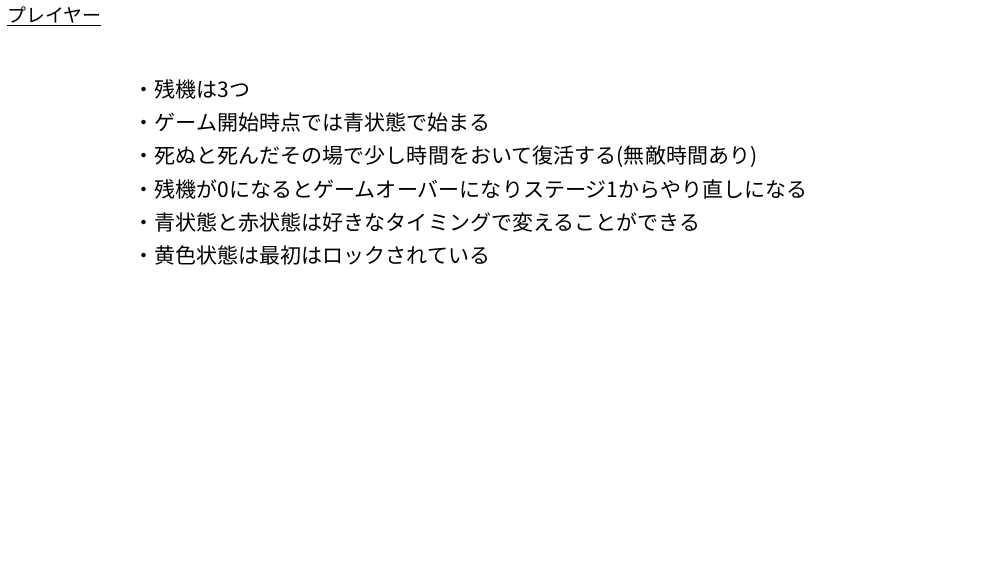
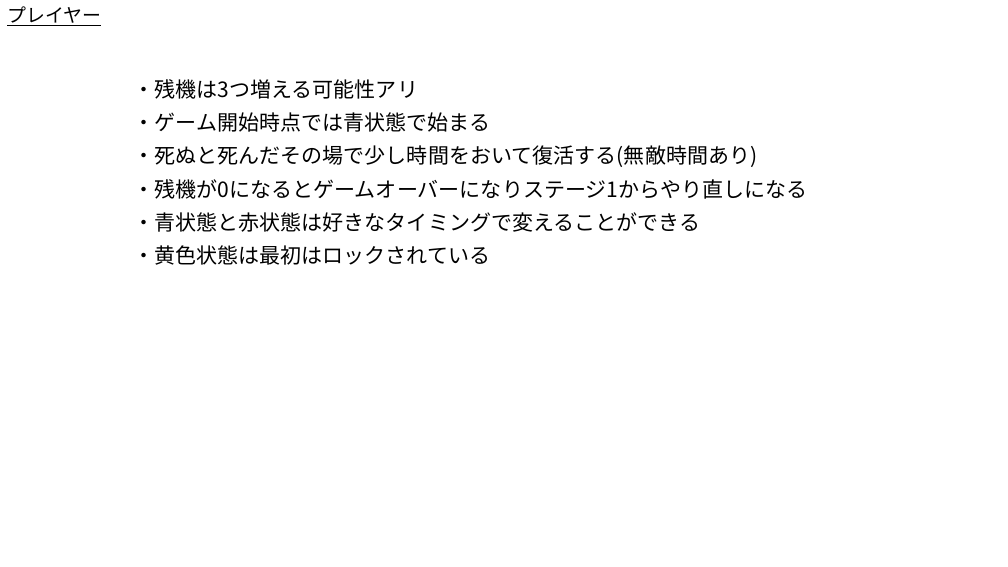
Before and after one commit to Akiyoshi-2/GameProbuctionPractice1, a slide deck: slide 1 of 仕様書/プレイヤー.pptx. Drawn at 1008x567 pixels with LibreOffice and Linux fonts; fonts in the diff are those of the drawing. Boxes give left, top, right and bottom in pixels: in the first picture for what was removed or moved away, otherwise in the second. Text is boxed around its words. In the diff, an @@ line names an element or a change of style, - is before the commit and + after.

```diff
--- a/仕様書/プレイヤー.pptx
+++ b/仕様書/プレイヤー.pptx
@@ subtitle at (134, 79, 418, 99): text changed @@
-・残機は3つ
+・残機は3つ増える可能性アリ
```
Also in this commit, not shown: 1 other file.
